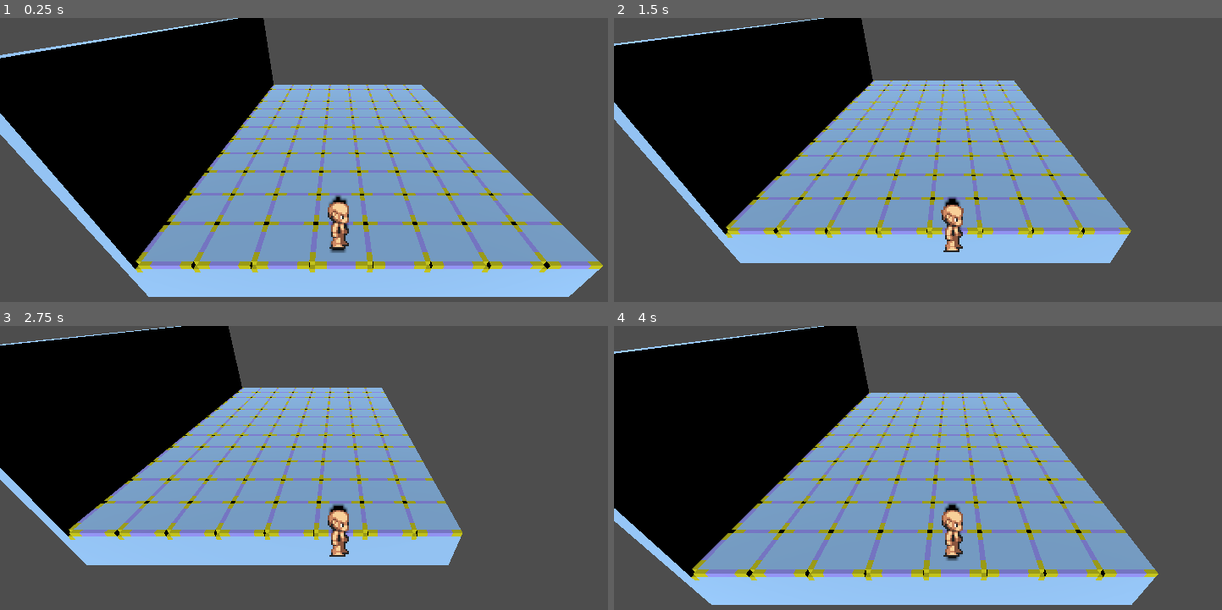
Above: before the commit, frames 1-4 (two rows, left to right).
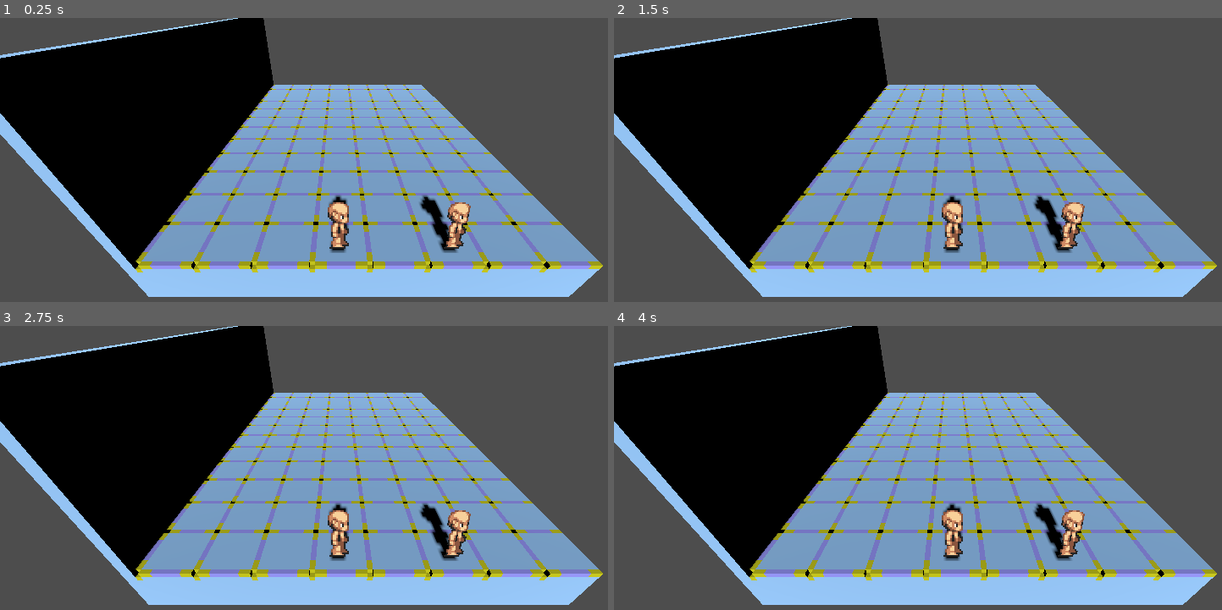
Above: after the commit, the same moments.

Repository: Karbajo/D-D
Game: Godot game, scene res://assets/objects/test/test1.tscn
Same seed, same stepped clock (60 frames per second), same inputs: the game is played once before the commit and once after it. The project has no main scene, so this scene is started directly.
Inputs (mouse positions are in pixels of both pictures, inside the frame that each line leads up to):
- Up to frame 1 (0.25 s): no input
- Up to frame 2 (1.5 s): tap Enter at 0.5 s; move the mouse to (1100, 188) at 0.52 s; hold D (right) 0.53-1.28 s; tap Space at 1.25 s; move the mouse to (814, 225) at 1.27 s; hold S (back) from 1.28 s (still down)
- Up to frame 3 (2.75 s): tap Enter at 2 s; move the mouse to (407, 431) at 2.02 s; release S (back) at 2.03 s; hold D (right) from 2.03 s (still down)
- Up to frame 4 (4 s): tap Space at 2.75 s; move the mouse to (918, 592) at 2.77 s; release D (right) at 2.78 s; hold W (forward) 2.78-3.53 s; tap Enter at 3.5 s; move the mouse to (1155, 573) at 3.52 s; hold A (left) from 3.53 s (still down)

The runs differ from the first frame. In frame 1, 0.9% of the frame differs, in the area x 68-78%, y 62-83%; in frame 2, 33%; in frame 3, 37%, in the area x 0-100%, y 0-99%; in frame 4, 18%.

Commit message:
sistema de turnos

Diff:
--- a/D&D/assets/objects/character/character.gd
+++ b/D&D/assets/objects/character/character.gd
@@ -13,6 +13,7 @@
 
 @onready var ray = $CollisionRay
 
+var order = -1 #inicializacion de valor
 var animation_speed = 4
 var moving          = false
 var is_his_turn     = false
@@ -60,11 +61,15 @@
 			move(dir)
 
 func move(dir):
-	ray.target_position = inputs[dir] * tile_size
-	ray.force_raycast_update()
-	if !ray.is_colliding() and steps < max_steps:
-		make_animation(dir)
-		steps += 1
+	if order == get_parent_node_3d().turno:
+		ray.target_position = inputs[dir] * tile_size
+		ray.force_raycast_update()
+		if !ray.is_colliding() and steps < max_steps:
+			make_animation(dir)
+			steps += 1
+		elif steps >= max_steps:
+			get_parent_node_3d().cambioTurno()
+			steps=0
 
 func make_animation(dir):
 	var tween = create_tween()
@@ -76,6 +81,7 @@
 
 
 func _process(delta):
+
 	pass
 
 # signals #############################################################
@@ -84,3 +90,6 @@
 
 func _on_mouse_exited():
 	outline.visible = false
+
+func get_Name():
+	return character_name
--- a/D&D/assets/objects/test/test1.tscn
+++ b/D&D/assets/objects/test/test1.tscn
@@ -8,6 +8,7 @@
 
 [node name="Node3D" type="Node3D"]
 script = ExtResource("1_kmm76")
+characters = Array[Area3D]([null, null])
 
 [node name="GridMap" type="GridMap" parent="."]
 cell_size = Vector3(1, 1, 1)
@@ -48,6 +49,11 @@
 
 [node name="Character" parent="." instance=ExtResource("3_ahhhp")]
 transform = Transform3D(1, 0, 0, 0, 0.939693, 0.34202, 0, -0.34202, 0.939693, 3, 0.4, -1)
+character_name = "Player1"
+
+[node name="Character2" parent="." instance=ExtResource("3_ahhhp")]
+transform = Transform3D(1, 0, 0, 0, 0.939693, 0.34202, 0, -0.34202, 0.939693, 5, 0.4, -1)
+character_name = "Player2"
 
 [node name="DirectionalLight3D" type="DirectionalLight3D" parent="."]
 transform = Transform3D(1, 0, 0, 0, 0.866025, 0.5, 0, -0.5, 0.866025, 0, -1, 5)
--- a/D&D/scripts/follow_player.gd
+++ b/D&D/scripts/follow_player.gd
@@ -9,6 +9,8 @@
 	position = current_character.position + offset
 	transform.rotated(Vector3(1,0,0),30)
 
+func cambioTurno():
+	current_character = Metadata.party_members[get_parent_node_3d().turno]
 
 # Called every frame. 'delta' is the elapsed time since the previous frame.
 func _process(delta):
--- a/D&D/scripts/game_manager.gd
+++ b/D&D/scripts/game_manager.gd
@@ -1,10 +1,29 @@
 extends Node3D
 
+var turno = 0
+
+@export var characters : Array[Area3D]
 
 # Called when the node enters the scene tree for the first time.
 func _ready():
-	pass # Replace with function body.
 
+	for i in characters:
+		print(i)
+
+	iniciativa()
+
+func cambioTurno():
+	if turno < Metadata.getPlayersSize()-1:
+		turno +=1
+	else :
+		turno=0
+
+	get_node("XRCamera3D").cambioTurno()
+
+func iniciativa():
+	for i in Metadata.party_members:
+		Metadata.party_members[i].order = i
+	pass
 
 # Called every frame. 'delta' is the elapsed time since the previous frame.
 func _process(delta):
--- a/D&D/scripts/metadata.gd
+++ b/D&D/scripts/metadata.gd
@@ -1,3 +1,6 @@
 extends Node
 
 var party_members = {}
+
+func getPlayersSize():
+	return party_members.size()
